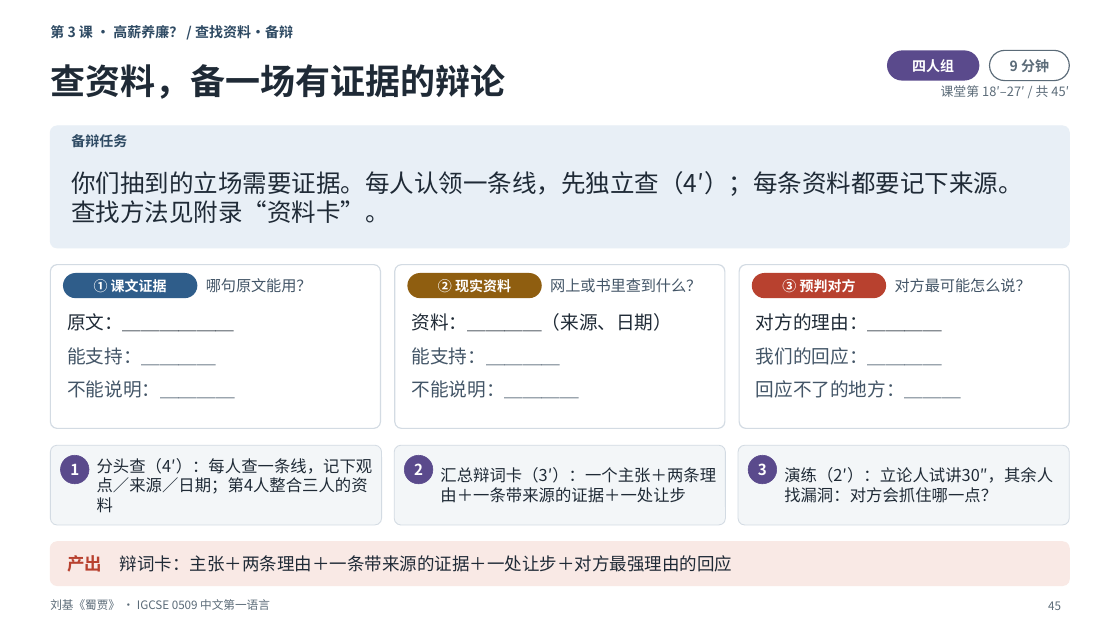
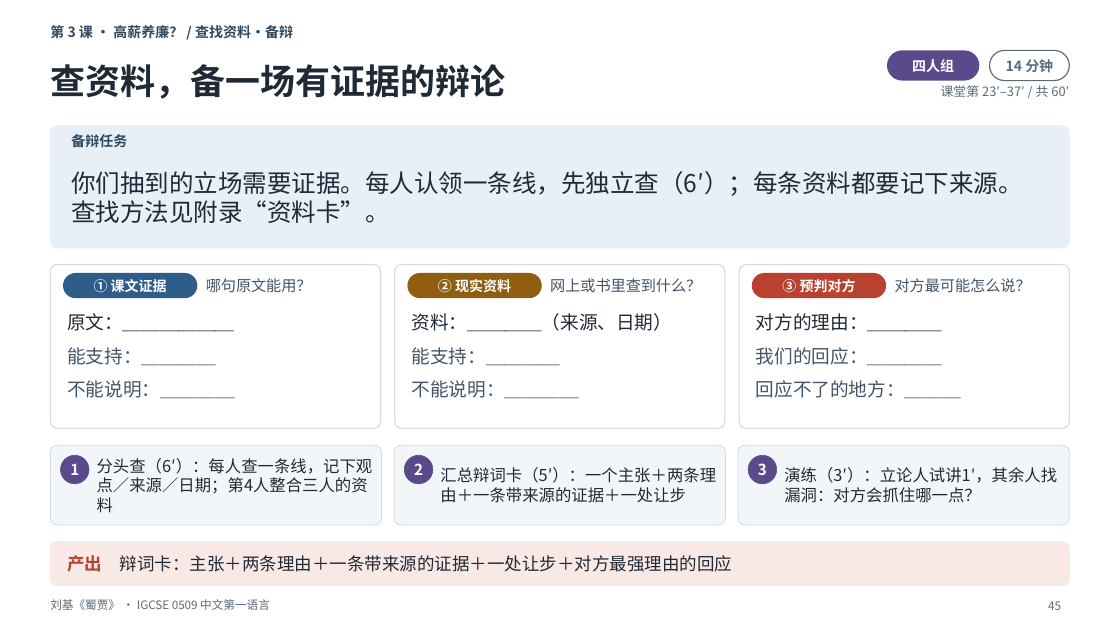
Before and after one commit to darcyduan2026/igcse-0509, a slide deck: slide 45 of LTP + Lesson slides/3.4 文言_刘基《蜀贾》_3课时/0509_3.4_文言_刘基《蜀贾》_4课时_课堂课件_v3.1_重做版.pptx. Drawn at 1120x630 pixels with LibreOffice and Linux fonts; fonts in the diff are those of the drawing. Boxes give left, top, right and bottom in pixels: in the first picture for what was removed or moved away, otherwise in the second. Text is boxed around its words. In the diff, an @@ line names an element or a change of style, - is before the commit and + after.

```diff
--- a/LTP + Lesson slides/3.4 文言_刘基《蜀贾》_3课时/0509_3.4_文言_刘基《蜀贾》_4课时_课堂课件_v3.1_重做版.pptx
+++ b/LTP + Lesson slides/3.4 文言_刘基《蜀贾》_3课时/0509_3.4_文言_刘基《蜀贾》_4课时_课堂课件_v3.1_重做版.pptx
@@ text at bbox=[1006, 59, 1053, 73]: text changed @@
-9 分钟
+14 分钟
@@ text at bbox=[941, 85, 1069, 97]: text changed @@
-课堂第 18′–27′ / 共 45′
+课堂第 23′–37′ / 共 60′
@@ text at bbox=[71, 171, 1022, 223]: text changed @@
-你们抽到的立场需要证据。每人认领一条线，先独立查（4′）；每条资料都要记下来源。查找方法见附录“资料卡”。
+你们抽到的立场需要证据。每人认领一条线，先独立查（6′）；每条资料都要记下来源。查找方法见附录“资料卡”。
@@ text at bbox=[97, 458, 373, 494]: text changed @@
-分头查（4′）：每人查一条线，记下观点／来源／日期；第4人整合三人的资料
+分头查（6′）：每人查一条线，记下观点／来源／日期；第4人整合三人的资料
@@ text at bbox=[440, 467, 716, 503]: text changed @@
-汇总辩词卡（3′）：一个主张＋两条理由＋一条带来源的证据＋一处让步
+汇总辩词卡（5′）：一个主张＋两条理由＋一条带来源的证据＋一处让步
@@ text at bbox=[784, 467, 1057, 503]: text changed @@
-演练（2′）：立论人试讲30″，其余人找漏洞：对方会抓住哪一点？
+演练（3′）：立论人试讲1′，其余人找漏洞：对方会抓住哪一点？
```
Also in this commit, not shown: 55 other slides changed, 1 slide added, 2 other files.
